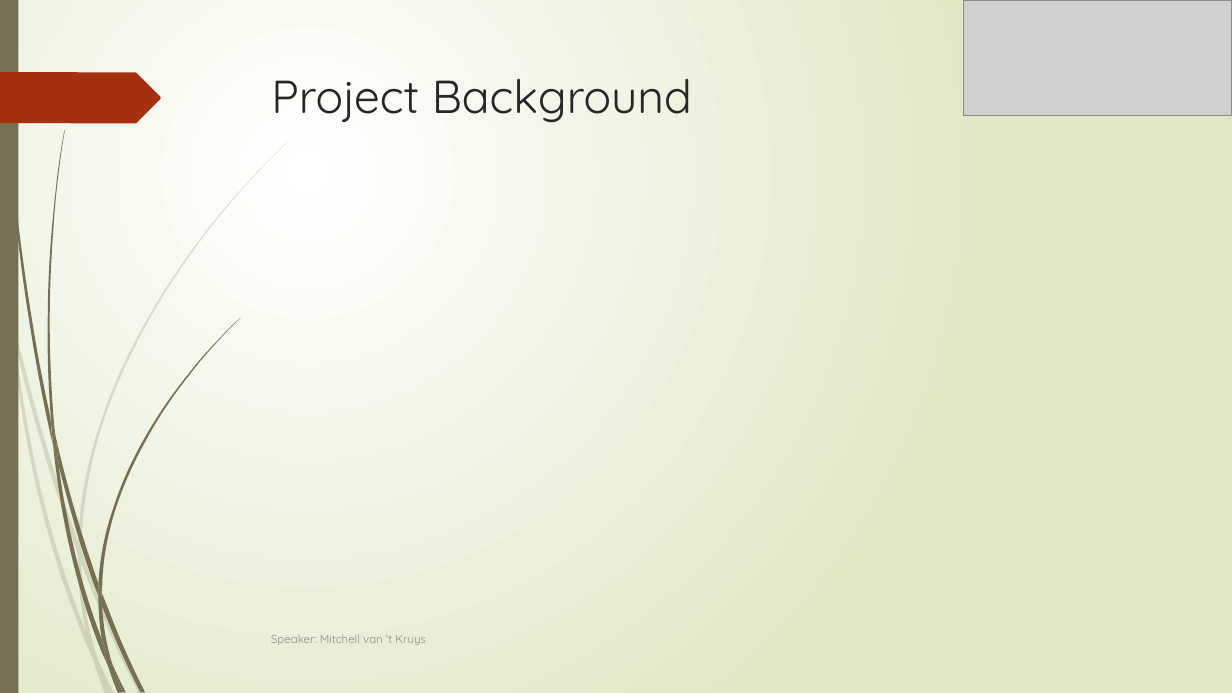
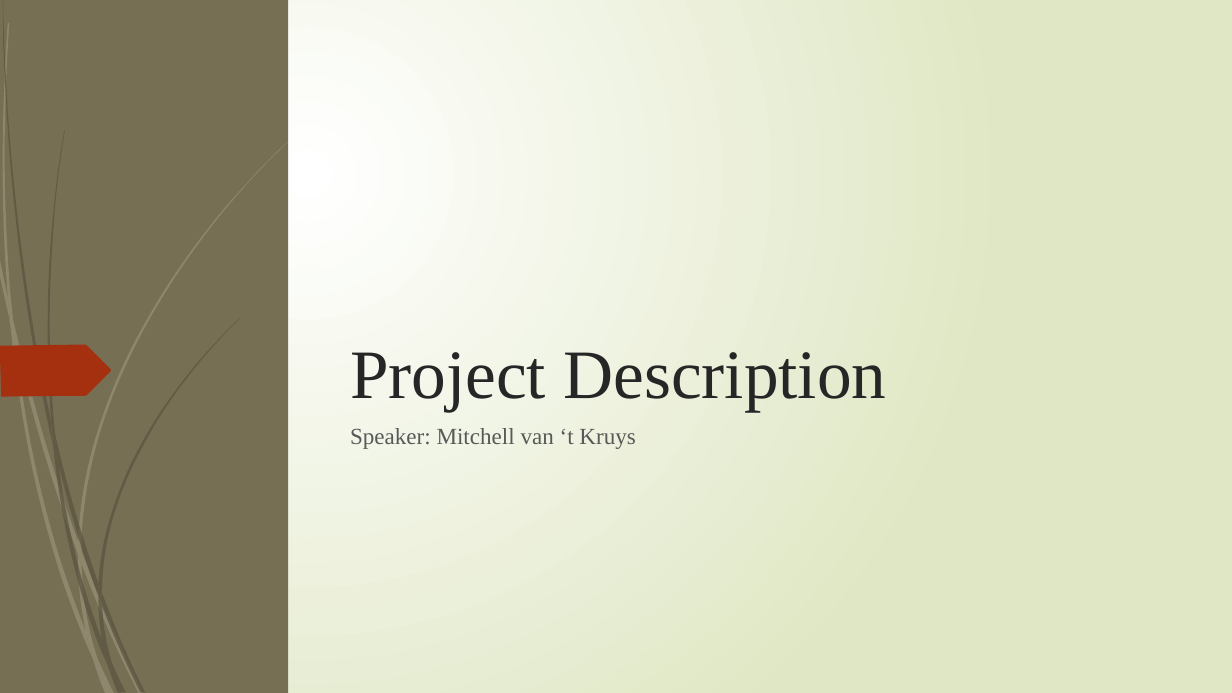
Before and after one commit to Gyalomalom/Ambient-Student-House, a slide deck: slide 5 of Sprint 5/final presentation.pptx. Drawn at 1232x693 pixels with LibreOffice and Linux fonts; fonts in the diff are those of the drawing; grey boxes stand for pictures. Boxes give left, top, right and bottom in pixels: in the first picture for what was removed or moved away, otherwise in the second. Text is boxed around its words. In the diff, an @@ line names an element or a change of style, - is before the commit and + after.

```diff
--- a/Sprint 5/final presentation.pptx
+++ b/Sprint 5/final presentation.pptx
@@ rectangle added at bbox=[0, 0, 1232, 693], fill gradient #FFFFFF to #DFE8C4 @@
@@ rectangle added at bbox=[0, 0, 288, 693], fill #766F54 @@
@@ picture removed at bbox=[964, 0, 1232, 116] @@
@@ title removed at bbox=[271, 79, 692, 123] @@
-Project Background
@@ freeform shape added at bbox=[0, 345, 111, 396], fill #A53010 @@
@@ title added at bbox=[350, 352, 886, 412], 54 pt, text #262626 @@
+Project Description
@@ subtitle "Speaker: Mitchell van ‘t Kruys": place and size @@
-subtitle "Speaker: Mitchell van ‘t Kruys" at bbox=[271, 635, 426, 645]
+subtitle "Speaker: Mitchell van ‘t Kruys" at bbox=[350, 428, 635, 449]
@@ subtitle "Speaker: Mitchell van ‘t Kruys" at bbox=[350, 428, 635, 449]: size 9 to 18 pt, font Quicksand to Times New Roman, text colour #8C8C8C to #595959; more space between paragraphs; vertical alignment middle to top @@
@@ freeform shape: place and size @@
-freeform shape at bbox=[0, 72, 161, 123]
+freeform shape at bbox=[0, 437, 177, 516]
@@ group removed at bbox=[10, 319, 97, 660]: 4 freeform shapes @@
@@ group removed at bbox=[47, 130, 240, 667]: 7 freeform shapes @@
@@ group added at bbox=[0, 23, 288, 693]: 12 freeform shapes @@
@@ group added at bbox=[3, 0, 240, 693]: 12 freeform shapes @@
```
Also in this commit, not shown: 12 other slides changed, 10 slides added, 37 other files.
